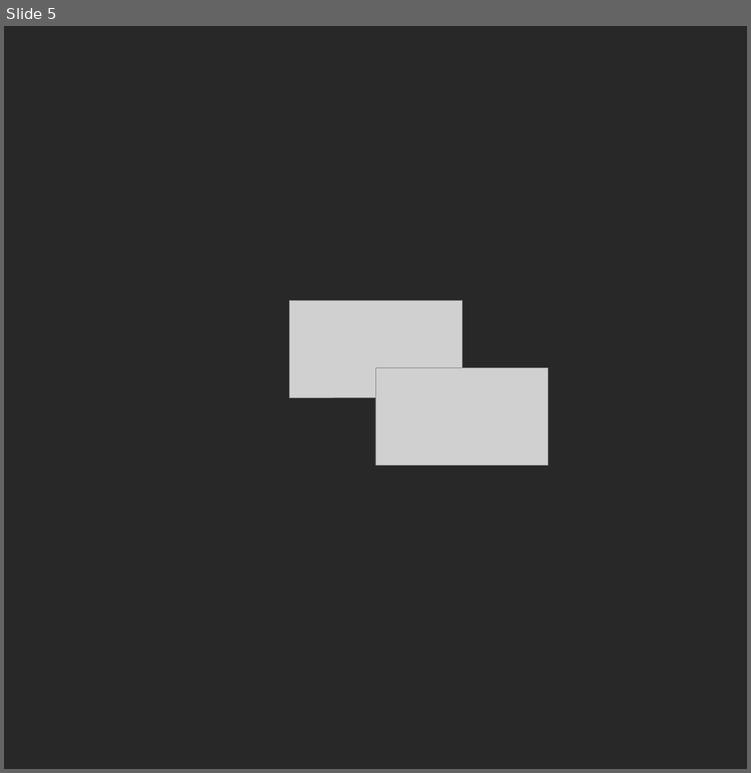
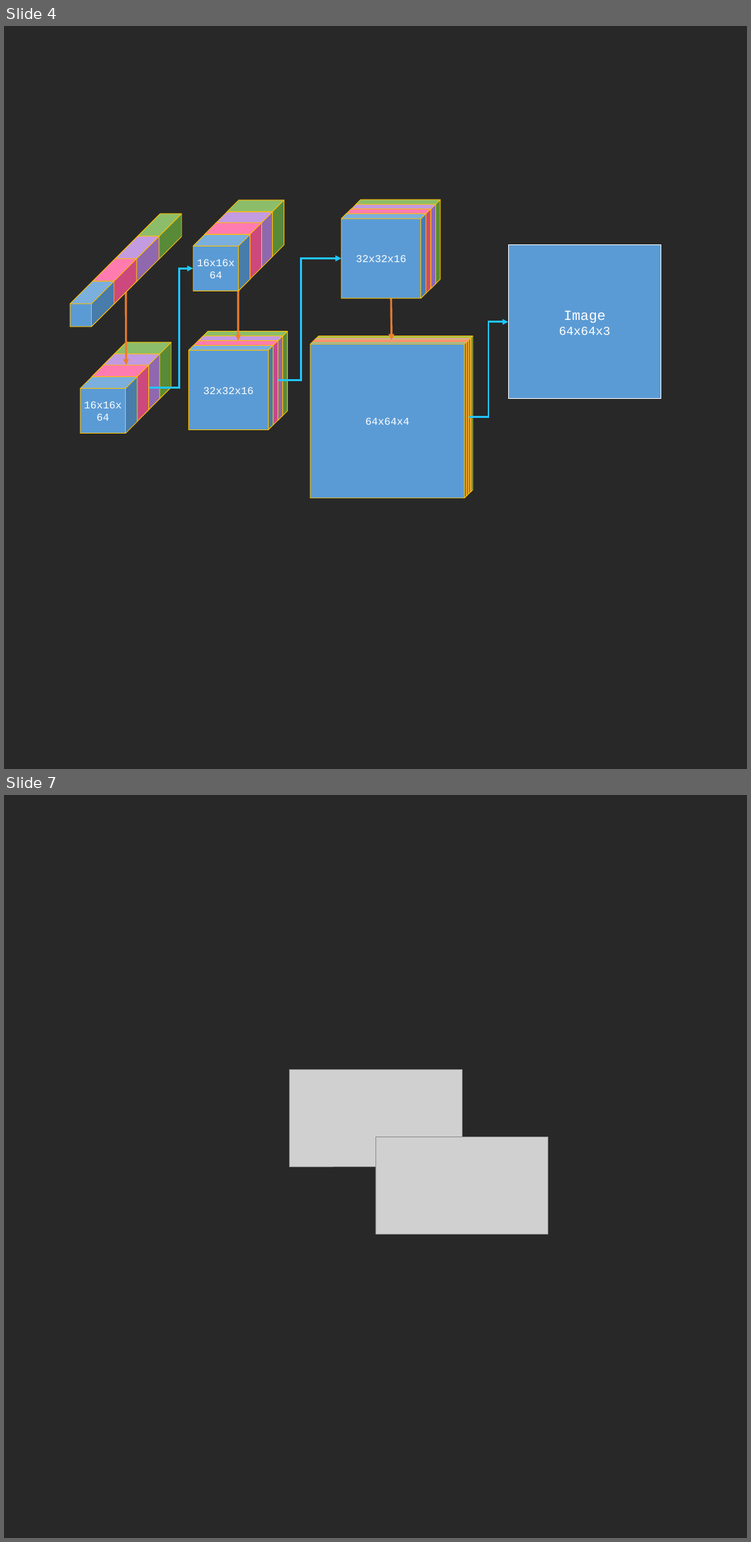
Before and after one commit to toonnyy8/ncku, a slide deck: dl2020/medium/img.pptx. Shown one above the other, each under a label of ours: slide 5 before the commit, slides 4 and 7 after it; the slides between them are not shown. The pictures are 751x773 and 751x1542 pixels, drawn with LibreOffice and Linux fonts; fonts in the diff are those of the drawing; grey boxes stand for pictures. Boxes give left, top, right and bottom in pixels: in the first picture for what was removed or moved away, otherwise in the second. Text is boxed around its words. In the diff, an @@ line names an element or a change of style, - is before the commit and + after.

```diff
--- a/dl2020/medium/img.pptx
+++ b/dl2020/medium/img.pptx
@@ slide 4 added at <box>4,26,747,769</box>, background #282828 @@
@@ group added at <box>341,199,440,298</box>: 4 cubes @@
+32x32x16
+32x32x16
+32x32x16
+32x32x16
@@ group added at <box>193,200,283,291</box>: 4 cubes @@
+16x16x64
@@ parallelogram added at <box>508,245,660,399</box>, fill #5B9BD5, outline #FFFFFF 1.5 pt, 28 pt, text #FFFFFF @@
+Image
+64x64x3
@@ elbow arrow added from (149, 387) to (193, 268), #21C5FF 4.5 pt @@
@@ arrow added from (238, 268) to (238, 340), #ED7D31 4.5 pt @@
@@ elbow arrow added from (278, 380) to (341, 259), #21C5FF 4.5 pt @@
@@ group added at <box>70,214,181,327</box>: 4 cubes @@
@@ arrow added from (126, 282) to (126, 365), #ED7D31 4.5 pt @@
@@ arrow added from (391, 288) to (392, 339), #ED7D31 4.5 pt @@
@@ elbow arrow added from (468, 416) to (508, 322), #21C5FF 4.5 pt @@
@@ group added at <box>188,331,288,430</box>: 4 cubes @@
+32x32x16
+32x32x16
+32x32x16
+32x32x16
@@ group added at <box>310,335,473,498</box>: 4 cubes @@
+32x32x4
+32x32x4
+32x32x4
+64x64x4
@@ group added at <box>80,342,171,433</box>: 4 cubes @@
+16x16x64
@@ what was slide 5 is now slide 7 @@
```
Also in this commit, not shown: 2 slides changed, 3 other slides added, 2 slides removed, 8 other files.
